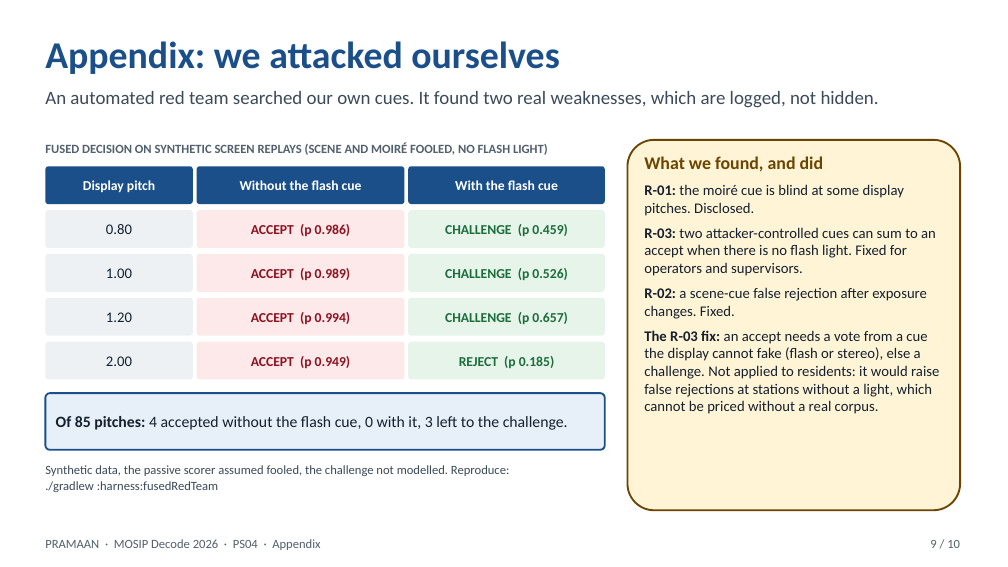
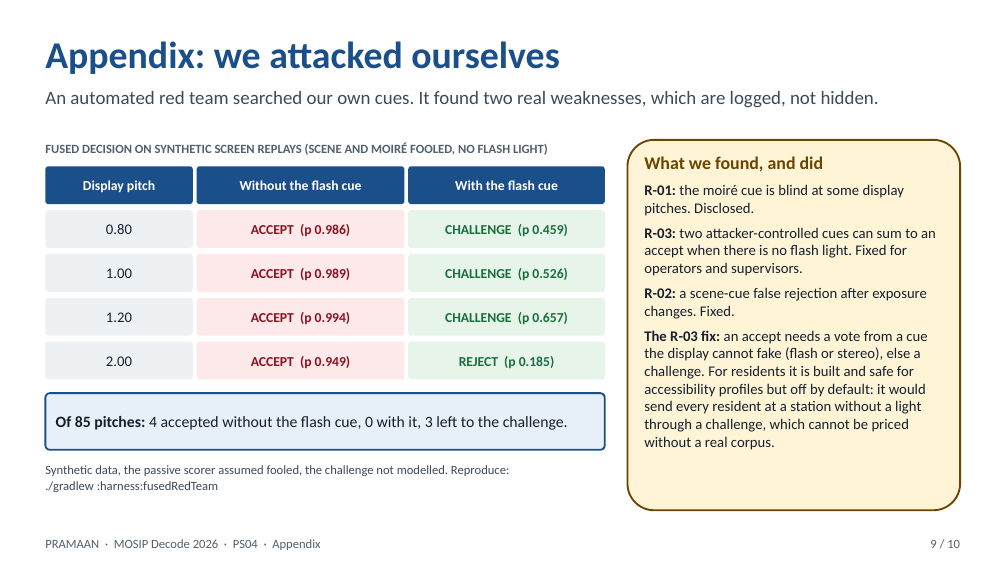
Before and after one commit to GargBhavya-tech/pramaan, a slide deck: slide 9 of docs/submission/PRAMAAN-pitch-full-10slides.pptx. Drawn at 1008x567 pixels with LibreOffice and Linux fonts; fonts in the diff are those of the drawing. Boxes give left, top, right and bottom in pixels: in the first picture for what was removed or moved away, otherwise in the second. Text is boxed around its words. In the diff, an @@ line names an element or a change of style, - is before the commit and + after.

Commit message:
PRAMAAN adapter for the Registration Client hooks, a profile-aware R-03 rule, CI for the new modules
- regclient-adapter: PramaanLivenessHook implements the four hook methods with the engine; tested end to end against the reference device (RegistrationClientAdapterTest, 5 cases) - not run inside the real client
- regclient-stub: compile-time stand-ins for the patch's classes, with a test that fails if they drift from the patch
- patch: awaitCaptureClearance returns a CaptureTicket (transactionId and previousHash), BiometricsDto keeps the device's raw response; still compiles in registration-services
- sbi: SbiFrameSource.verifyCaptureResponse, so a capture the client obtained is verified exactly like one the engine requested
- core: the R-03 rule stands down for sessions with an accessibility profile; residents stay off by default
- CI: builds the new modules; checkout and setup-java bumped; .gitattributes keeps *.patch byte for byte
- test report covers every module: 703 tests, 0 failures

```diff
--- a/docs/submission/PRAMAAN-pitch-full-10slides.pptx
+++ b/docs/submission/PRAMAAN-pitch-full-10slides.pptx
@@ text in rounded rectangle at (644,330,927,450): text changed @@
-The R-03 fix: an accept needs a vote from a cue the display cannot fake (flash or stereo), else a challenge. Not applied to residents: it would raise false rejections at stations without a light, which cannot be priced without a real corpus.
+The R-03 fix: an accept needs a vote from a cue the display cannot fake (flash or stereo), else a challenge. For residents it is built and safe for accessibility profiles but off by default: it would send every resident at a station without a light through a challenge, which cannot be priced without a real corpus.
```
Also in this commit, not shown: 1 other slide changed, 36 other files.
